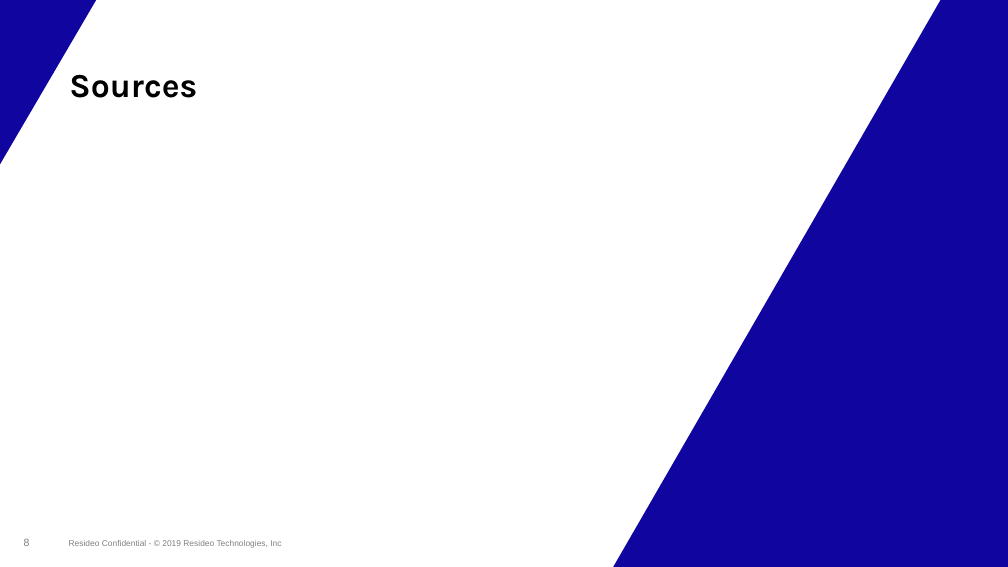
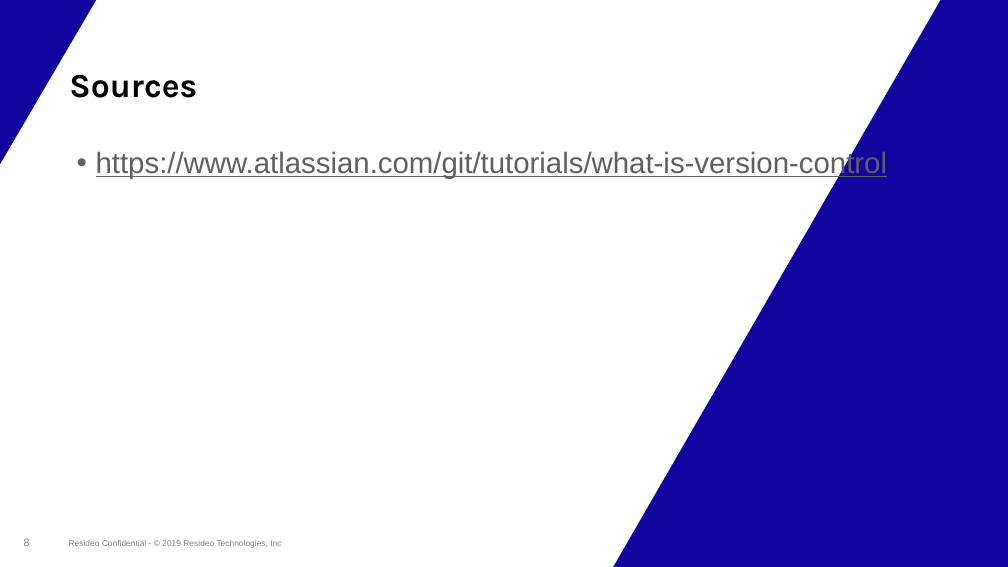
Before and after one commit to taraalma/00_Semestrei_IntroVCS, a slide deck: slide 9 of Documents/Version Control System.PPTX. Drawn at 1008x567 pixels with LibreOffice and Linux fonts; fonts in the diff are those of the drawing; background and template pictures are left out. Boxes give left, top, right and bottom in pixels: in the first picture for what was removed or moved away, otherwise in the second. Text is boxed around its words. In the diff, an @@ line names an element or a change of style, - is before the commit and + after.

```diff
--- a/Documents/Version Control System.PPTX
+++ b/Documents/Version Control System.PPTX
@@ text added at (x1=96, y1=150, x2=887, y2=179), 28 pt, text #5F5F5F, underline @@
+• https://www.atlassian.com/git/tutorials/what-is-version-control
```
Also in this commit, not shown: 2 other slides changed.
